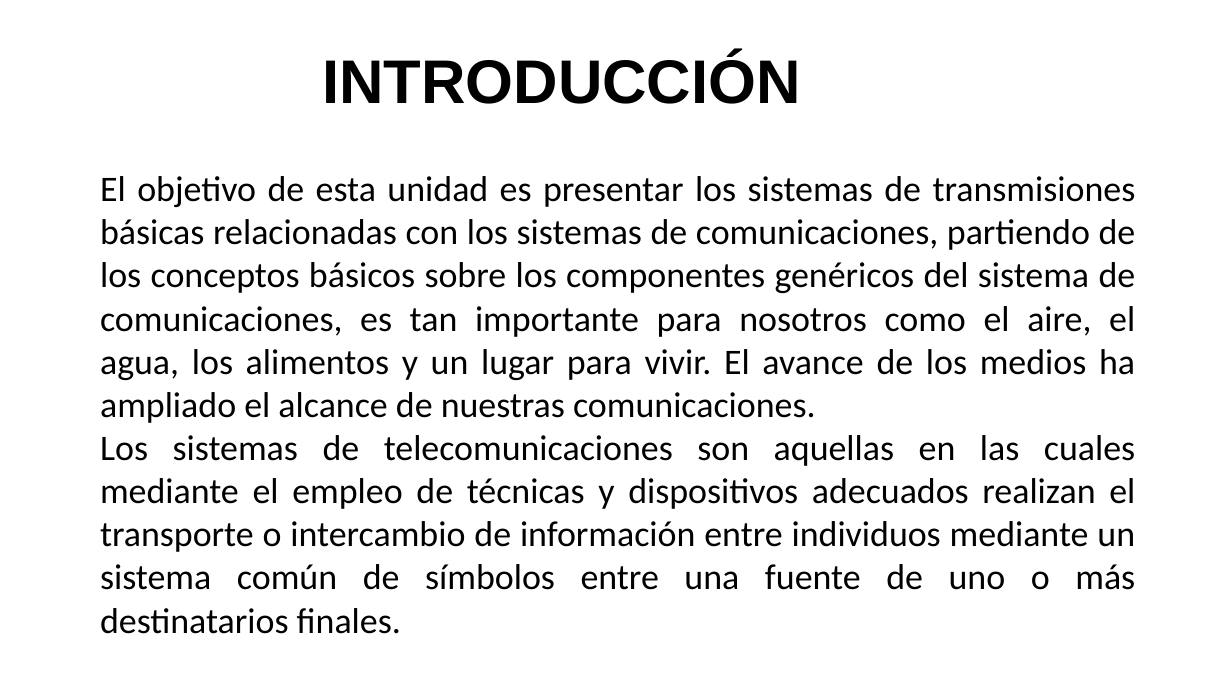
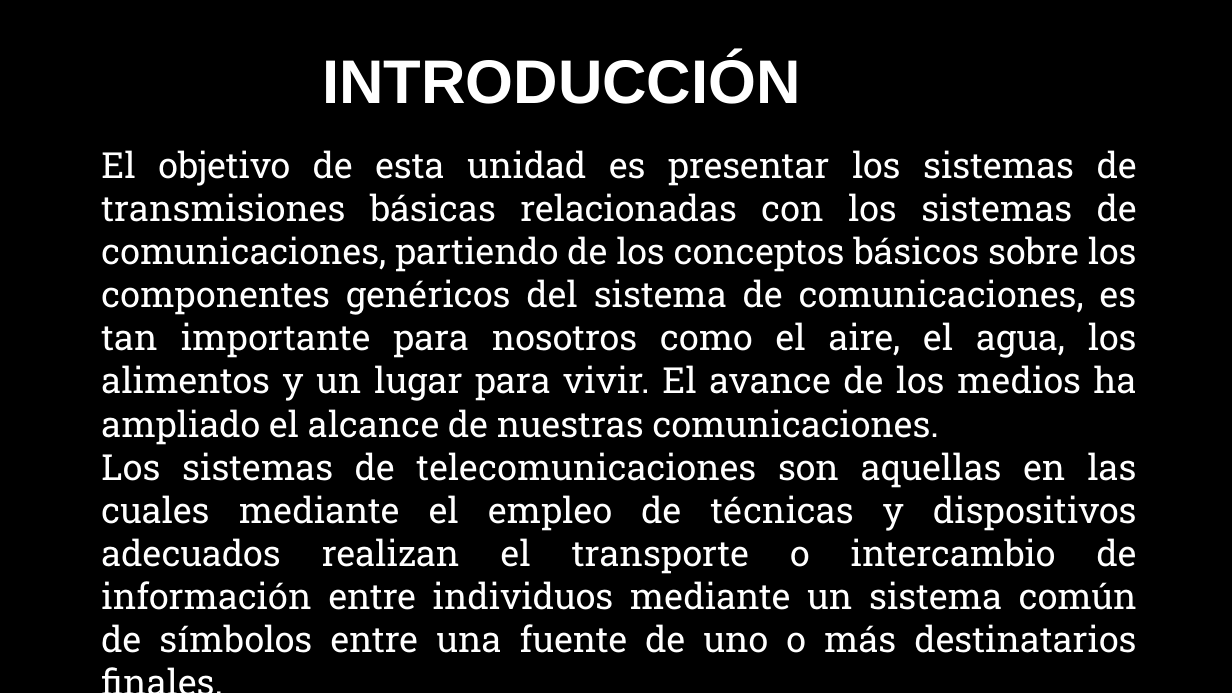
Before and after one commit to SM-ROOT/SM-ROOT, a slide deck: slide 2 of 9°A/Telecomunicaciones/RA_9A_U4_E2.pptx. Drawn at 1232x693 pixels with LibreOffice and Linux fonts; fonts in the diff are those of the drawing; background and template pictures are left out. Boxes give left, top, right and bottom in pixels: in the first picture for what was removed or moved away, otherwise in the second. Text is boxed around its words. In the diff, an @@ line names an element or a change of style, - is before the commit and + after.

```diff
--- a/9°A/Telecomunicaciones/RA_9A_U4_E2.pptx
+++ b/9°A/Telecomunicaciones/RA_9A_U4_E2.pptx
@@ background #FFFFFF to picture (left out) @@
@@ text "INTRODUCCIÓN" at <box>322,54,801,104</box>: text colour #000000 to #FFFFFF @@
@@ text "El objetivo de esta unidad ...": place and size @@
-text "El objetivo de esta unidad ..." at <box>100,176,1136,634</box>
+text "El objetivo de esta unidad ..." at <box>101,150,1137,653</box>
@@ text "El objetivo de esta unidad ..." at <box>101,150,1137,653</box>: font Calibri to Roboto Slab, text colour #000000 to #FFFFFF @@
```
Also in this commit, not shown: 5 other slides changed, 8 slides added, 12 slides removed, 1 other file.
